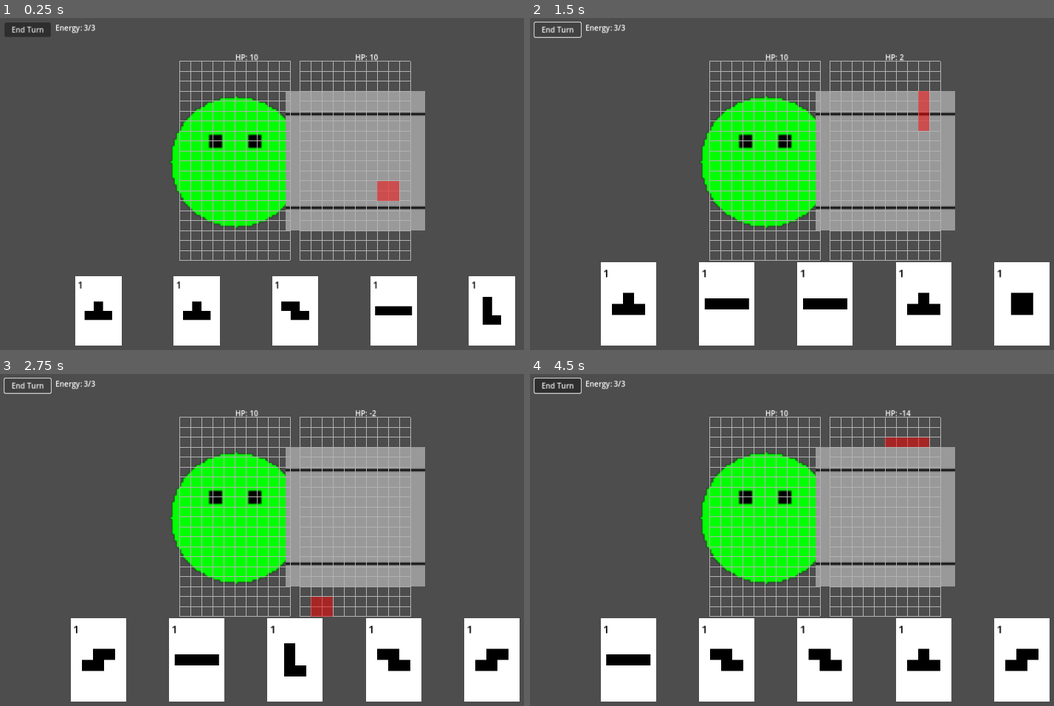
Above: before the commit, frames 1-4 (two rows, left to right).
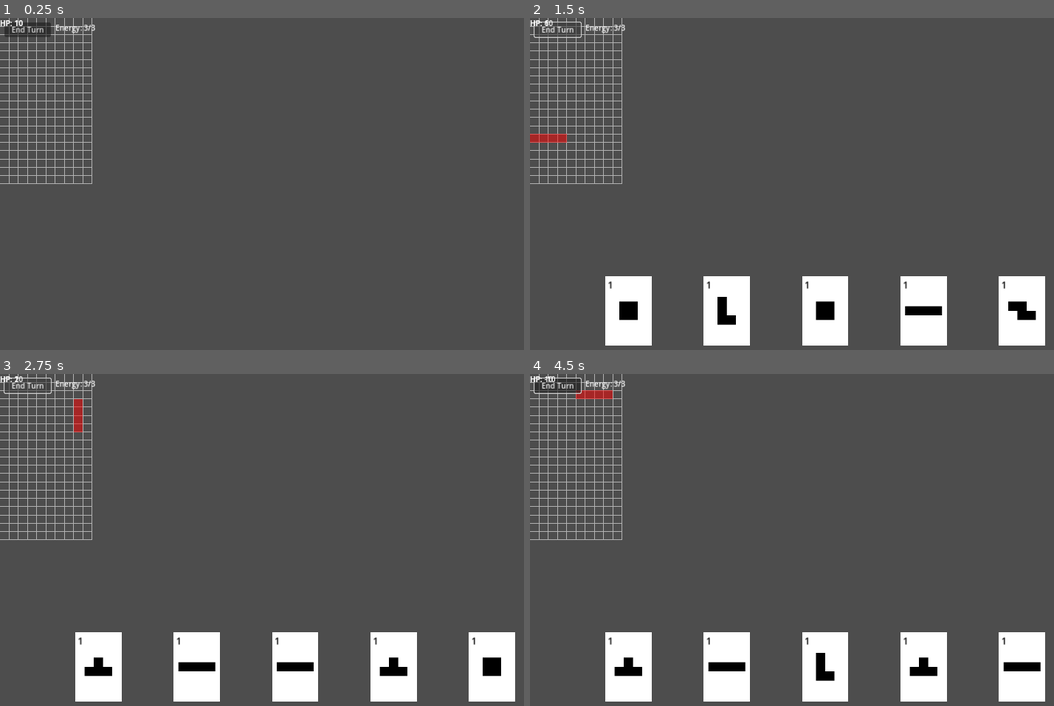
Above: after the commit, the same moments.

Repository: dBinet/SquirrelAttack
Game: Godot game, scene res://scenes/Main.tscn
The game is run twice, just before and just after one commit, with the same random seed, the same clock (stepped at 60 frames per second) and the same inputs.
Inputs (mouse positions are in pixels of both pictures, inside the frame that each line leads up to):
- Up to frame 1 (0.25 s): no input
- Up to frame 2 (1.5 s): click "End Turn" at 0.5 s; click "End Turn" at 1.25 s
- Up to frame 3 (2.75 s): click "End Turn" at 2 s
- Up to frame 4 (4.5 s): tap Enter at 2.75, 4.25 s; move the mouse to (954, 523) at 2.77 s; click (954, 523) at 2.92 s; tap Space at 3.5 s; drag from (708, 556) to (797, 606) at 3.52 s; move the mouse to (886, 466) at 4.27 s; click (886, 466) at 4.42 s

The runs differ from the first frame. In frame 1, 30% of the frame differs, in the area x 0-99%, y 0-99%; in frame 2, 27%; in frame 3, 27%; in frame 4, 27%.
Error after the commit: Parse Error: Cannot infer the type of "c_arr" variable because the value doesn't have a set type. (res://scripts/CharacterData.gd:59)

Commit message:
Load characters from JSON

Diff:
--- /dev/null
+++ b/data/characters.json
@@ -0,0 +1,19 @@
+{
+    "alien": {
+        "size": 64,
+        "base_color": [0, 0, 0, 0],
+        "shapes": [
+            {"type": "circle", "center": [32, 32], "radius": 30, "color": [0, 1, 0, 1]},
+            {"type": "rect", "position": [20, 20], "size": [6, 6], "color": [0, 0, 0, 1]},
+            {"type": "rect", "position": [38, 20], "size": [6, 6], "color": [0, 0, 0, 1]}
+        ]
+    },
+    "mech": {
+        "size": 64,
+        "base_color": [0.6, 0.6, 0.6, 1],
+        "shapes": [
+            {"type": "rect", "position": [0, 10], "size": [64, 1], "color": [0, 0, 0, 1]},
+            {"type": "rect", "position": [0, 53], "size": [64, 1], "color": [0, 0, 0, 1]}
+        ]
+    }
+}
--- /dev/null
+++ b/scripts/CharacterData.gd
@@ -0,0 +1,75 @@
+extends Node
+class_name CharacterData
+
+const CHARACTERS_FILE := "res://data/characters.json"
+
+static var _characters: Dictionary = {}
+static var _loaded := false
+
+static func _load_data() -> void:
+    if _loaded:
+        return
+    var file := FileAccess.open(CHARACTERS_FILE, FileAccess.READ)
+    if file:
+        var json_text := file.get_as_text()
+        var data = JSON.parse_string(json_text)
+        if typeof(data) == TYPE_DICTIONARY:
+            _characters = data
+    _loaded = true
+
+static func _to_color(arr: Array) -> Color:
+    var r: float = 0
+    var g: float = 0
+    var b: float = 0
+    var a: float = 1
+    if arr.size() >= 3:
+        r = float(arr[0])
+        g = float(arr[1])
+        b = float(arr[2])
+        if arr.size() >= 4:
+            a = float(arr[3])
+    return Color(r, g, b, a)
+
+static func _draw_circle(img: Image, center: Vector2, radius: int, color: Color) -> void:
+    for x in range(img.get_width()):
+        for y in range(img.get_height()):
+            if center.distance_to(Vector2(x, y)) <= radius:
+                img.set_pixel(x, y, color)
+
+static func _draw_rect(img: Image, pos: Vector2i, size: Vector2i, color: Color) -> void:
+    for x in range(size.x):
+        for y in range(size.y):
+            var px := pos.x + x
+            var py := pos.y + y
+            if px >= 0 and px < img.get_width() and py >= 0 and py < img.get_height():
+                img.set_pixel(px, py, color)
+
+static func _generate_texture(desc: Dictionary) -> ImageTexture:
+    var size := int(desc.get("size", 64))
+    var img := Image.create(size, size, false, Image.FORMAT_RGBA8)
+    var base_col := _to_color(desc.get("base_color", [0, 0, 0, 0]))
+    img.fill(base_col)
+    var shapes := desc.get("shapes", [])
+    if shapes is Array:
+        for s in shapes:
+            if s is Dictionary:
+                var col := _to_color(s.get("color", [1, 1, 1, 1]))
+                match String(s.get("type", "")):
+                    "circle":
+                        var c_arr := s.get("center", [size / 2, size / 2])
+                        var ctr := Vector2(float(c_arr[0]), float(c_arr[1]))
+                        var rad := int(s.get("radius", 0))
+                        _draw_circle(img, ctr, rad, col)
+                    "rect":
+                        var p_arr := s.get("position", [0, 0])
+                        var sz_arr := s.get("size", [1, 1])
+                        var pos := Vector2i(int(p_arr[0]), int(p_arr[1]))
+                        var sz := Vector2i(int(sz_arr[0]), int(sz_arr[1]))
+                        _draw_rect(img, pos, sz, col)
+    return ImageTexture.create_from_image(img)
+
+static func get_texture(name: String) -> ImageTexture:
+    _load_data()
+    if _characters.has(name):
+        return _generate_texture(_characters[name])
+    return ImageTexture.new()
--- a/scripts/Main.gd
+++ b/scripts/Main.gd
@@ -18,6 +18,8 @@
 var _alien_sprite: Sprite2D
 var _mech_sprite: Sprite2D
 
+const CHARACTER_DATA = preload("res://scripts/CharacterData.gd")
+
 const ATTACK_DATA = preload("res://scripts/AttackData.gd")
 
 const CARD_SCENE := preload("res://scenes/Card.tscn")
@@ -56,12 +58,12 @@
 
     # Create sprite placeholders for the alien and mech behind the grids
     _alien_sprite = Sprite2D.new()
-    _alien_sprite.texture = _create_alien_texture()
+    _alien_sprite.texture = CHARACTER_DATA.get_texture("alien")
     _alien_sprite.z_index = -1
     add_child(_alien_sprite)
 
     _mech_sprite = Sprite2D.new()
-    _mech_sprite.texture = _create_mech_texture()
+    _mech_sprite.texture = CHARACTER_DATA.get_texture("mech")
     _mech_sprite.z_index = -1
     add_child(_mech_sprite)
 
@@ -208,32 +210,6 @@
         _enemy_health -= dmg
     _update_health_labels()
 
-# Generate a simple green circle texture to represent the alien
-func _create_alien_texture() -> ImageTexture:
-    var size := 64
-    var img := Image.create(size, size, false, Image.FORMAT_RGBA8)
-    img.fill(Color(0, 0, 0, 0))
-    var center := Vector2(size / 2, size / 2)
-    var radius := size / 2 - 2
-    for x in range(size):
-        for y in range(size):
-            if center.distance_to(Vector2(x, y)) <= radius:
-                img.set_pixel(x, y, Color(0, 1, 0))
-    for x in range(20, 26):
-        for y in range(20, 26):
-            img.set_pixel(x, y, Color.BLACK)
-            img.set_pixel(size - 1 - x, y, Color.BLACK)
-    return ImageTexture.create_from_image(img)
-
-# Generate a simple gray square texture to represent the mech
-func _create_mech_texture() -> ImageTexture:
-    var size := 64
-    var img := Image.create(size, size, false, Image.FORMAT_RGBA8)
-    img.fill(Color(0.6, 0.6, 0.6))
-    for x in range(size):
-        img.set_pixel(x, 10, Color.BLACK)
-        img.set_pixel(x, size - 11, Color.BLACK)
-    return ImageTexture.create_from_image(img)
 
 func _update_character_scale() -> void:
     var grid_height := Grid.ROWS * Grid.CELL_SIZE * GRID_VERTICAL_SCALE
Not shown, changed: README.md
